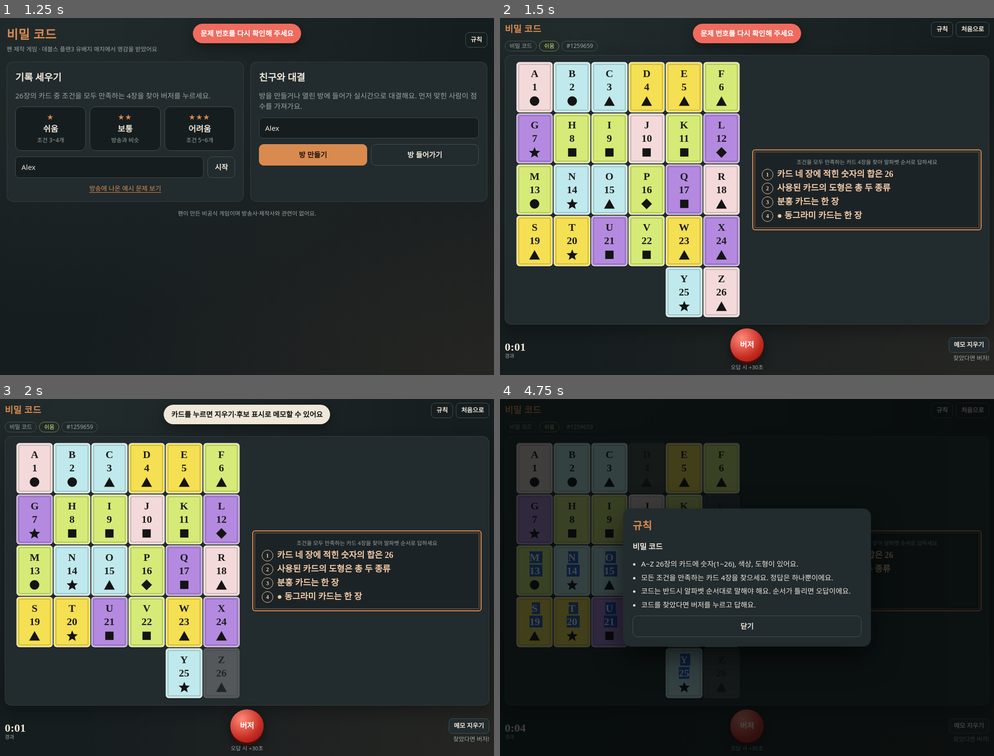
Above: before the commit, frames 1-4 (two rows, left to right).
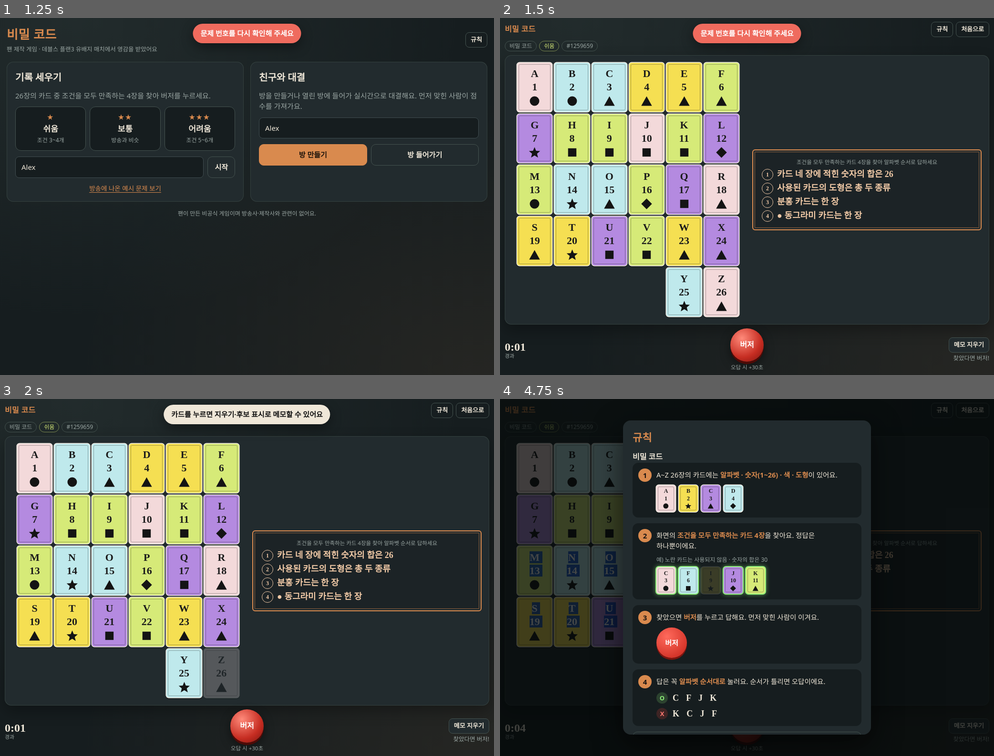
Above: after the commit, the same moments.

Repository: sying-2603/Games
Game: browser game, page code/index.html
The game is run twice, just before and just after one commit, with the same random seed, the same clock (stepped at 60 frames per second) and the same inputs.
Inputs (mouse positions are in pixels of both pictures, inside the frame that each line leads up to):
- Up to frame 1 (1.25 s): click (108, 167) at 0.27 s; type "Alex" at 0.27 s; click (370, 128) at 0.52 s; type "Alex" at 0.52 s; click "시작" at 0.77 s; move the mouse to (247, 139) at 1.07 s; tap Space at 1.1 s
- Up to frame 2 (1.5 s): click "★ 쉬움 조건 3~4개" at 1.27 s
- Up to frame 3 (2 s): tap Space at 1.6 s; move the mouse to (148, 552) at 1.67 s; click (222, 688) at 1.87 s
- Up to frame 4 (4.75 s): click "규칙" at 2.02 s; tap Space every 0.5 s from 2.1 to 4.6 s; press the mouse at (845, 538) at 2.27 s; release the mouse at (747, 520) at 2.4 s; click "닫기" at 2.47 s; move the mouse to (821, 652) at 2.87 s; click (722, 506) at 3.07 s; move the mouse to (623, 670) at 3.47 s; click (648, 620) at 3.67 s; press the mouse at (747, 520) at 4.07 s; release the mouse at (697, 702) at 4.2 s; click (648, 466) at 4.27 s; click "규칙" at 4.52 s; move the mouse to (890, 602) at 4.67 s

Frame 1 is identical in both runs. In frame 2, 0.1% of the frame differs, in the area x 1-9%, y 1-5%; in frame 3, 0.1%; in frame 4, 16%, in the area x 1-76%, y 1-95%.

Commit message:
비밀 코드 전용: 하단 채팅 · 그림 규칙

Diff:
--- a/code/index.html
+++ b/code/index.html
@@ -58,28 +58,24 @@
 body.playing { overflow: hidden; }
 body.playing .wrap { height: 100%; display: flex; flex-direction: column; gap: 8px; padding: 8px 12px calc(8px + env(safe-area-inset-bottom)); }
 body.playing .brand p, body.playing footer { display: none; }
-body.playing .brand h1 { font-size: 19px; }
+body.playing .brand { min-width: 0; } body.playing .brand h1 { font-size: 16px; white-space: nowrap; overflow: hidden; text-overflow: ellipsis; }
 
 /* 상단 */
 .top { display: flex; align-items: center; justify-content: space-between; gap: 12px; }
 .brand { display: grid; gap: 2px; }
-.brand h1 { font-size: 26px; letter-spacing: .02em; color: var(--copper); }
-.brand p { margin: 0; color: var(--muted); font-size: 12.5px; }
+.brand h1 { font-size: 26px; letter-spacing: .02em; color: var(--copper); word-break: keep-all; }
+.brand p { margin: 0; color: var(--muted); font-size: 12.5px; word-break: keep-all; }
 .top-actions { display: flex; gap: 6px; flex: none; }
 .top-actions .btn { white-space: nowrap; }
-.chat-btn { position: relative; }
-.chat-badge { position: absolute; top: -6px; right: -6px; min-width: 18px; height: 18px; padding: 0 5px; border-radius: 9px; background: #e0413a; color: #fff; font-size: 11px; font-weight: 700; line-height: 18px; text-align: center; }
-.chat { position: fixed; left: 50%; bottom: 0; transform: translateX(-50%); width: min(520px, 100vw); height: min(62vh, 460px); z-index: 60; background: var(--slab); border-radius: 16px 16px 0 0; box-shadow: 0 -8px 30px rgba(0,0,0,.45), inset 0 0 0 1px #34413f; display: grid; grid-template-rows: auto 1fr auto; padding: 12px 12px calc(12px + env(safe-area-inset-bottom)); gap: 8px; }
-.chat-head { display: flex; align-items: center; gap: 8px; } .chat-head .note { margin: 0; flex: 1; font-size: 12px; }
-.chat-list { list-style: none; margin: 0; padding: 4px; overflow-y: auto; display: flex; flex-direction: column; gap: 6px; background: var(--stone); border-radius: 10px; }
-.chat-list li { max-width: 85%; align-self: flex-start; background: var(--slab-2); border-radius: 12px 12px 12px 4px; padding: 6px 10px; font-size: 14px; line-height: 1.4; overflow-wrap: anywhere; }
-.chat-list li.me { align-self: flex-end; background: rgba(217,138,78,.22); border-radius: 12px 12px 4px 12px; }
-.chat-list li b { display: block; font-size: 12px; color: var(--copper); }
-.chat-list li.sys { align-self: center; background: none; color: var(--muted); font-size: 12px; }
-.chat-empty { margin: auto; color: var(--muted); font-size: 13px; }
-.chat-form { display: flex; gap: 6px; } .chat-form input { flex: 1; min-width: 0; font-size: 16px; }
-.chat-peek { position: fixed; top: 56px; right: 10px; z-index: 55; max-width: min(300px, 80vw); background: var(--slab-2); border-radius: 12px; padding: 8px 12px; font-size: 13px; box-shadow: 0 6px 20px rgba(0,0,0,.4); cursor: pointer; overflow-wrap: anywhere; }
-.chat-peek b { color: var(--copper); margin-right: 6px; }
+.chat { background: var(--slab); border-radius: 12px; box-shadow: inset 0 0 0 1px #34413f, 0 -6px 18px rgba(0,0,0,.35); padding: 8px; display: grid; gap: 6px; flex: none; position: sticky; bottom: calc(6px + env(safe-area-inset-bottom)); z-index: 20; }
+.chat-list { list-style: none; margin: 0; padding: 2px 4px; height: 92px; overflow-y: auto; display: flex; flex-direction: column; gap: 4px; font-size: 13.5px; line-height: 1.35; }
+body.playing .chat { padding: 6px; gap: 4px; position: static; box-shadow: inset 0 0 0 1px #34413f; }
+body.playing .chat-list { height: 54px; font-size: 12.5px; gap: 2px; }
+.chat-list li { overflow-wrap: anywhere; }
+.chat-list li b { color: var(--copper); margin-right: 6px; font-weight: 700; }
+.chat-list li.me b { color: #9fd3b5; }
+.chat-list li.sys { color: var(--muted); }
+.chat-form { display: flex; gap: 6px; } .chat-form input { flex: 1; min-width: 0; font-size: 16px; padding: 7px 10px; }
 .btn {
   border: 1px solid #44524f; background: var(--slab); border-radius: 10px;
   padding: 10px 14px; font-weight: 600; transition: background .15s, border-color .15s;
@@ -304,6 +300,33 @@
 .modal { width: min(520px, 100%); max-height: 88vh; overflow: auto; background: var(--slab); border-radius: 16px; padding: 20px; display: grid; gap: 12px; box-shadow: 0 20px 60px rgba(0,0,0,.6); }
 .modal h2 { font-size: 22px; color: var(--copper); }
 .modal ul { margin: 0; padding-left: 18px; display: grid; gap: 6px; }
+.rf-tabs { margin-top: -2px; }
+.rf-title { font-size: 16px; margin: 0; }
+.rf-steps { list-style: none; margin: 0; padding: 0; display: grid; gap: 12px; }
+.rf-steps > li { display: grid; grid-template-columns: 28px 1fr; gap: 10px; align-items: start; background: var(--stone); border-radius: 12px; padding: 12px; }
+.rf-n { width: 28px; height: 28px; border-radius: 50%; background: var(--copper); color: #1a1412; font-weight: 800; display: grid; place-items: center; font-size: 15px; }
+.rf-body p { margin: 3px 0 0; line-height: 1.5; font-size: 14.5px; word-break: keep-all; }
+.rf-body b { color: var(--copper); }
+.rf-fig { margin-top: 10px; display: grid; gap: 6px; justify-items: start; }
+.rf-cards { display: flex; gap: 7px; flex-wrap: wrap; }
+.rf-cards .card { width: 40px; cursor: default; }
+.rf-cards .card.rf-pick { box-shadow: 0 0 0 2px var(--glow), 0 0 10px 2px rgba(142,240,122,.55); }
+.rf-cond { font-size: 12px; color: var(--muted); }
+.rf-row { display: flex; align-items: center; gap: 10px; flex-wrap: wrap; }
+.rf-ok, .rf-no { width: 24px; height: 24px; border-radius: 50%; display: grid; place-items: center; font-weight: 800; font-size: 13px; flex: none; }
+.rf-ok { background: rgba(142,240,122,.18); color: #8ef07a; } .rf-no { background: rgba(224,65,58,.2); color: #ff7a72; }
+.rf-code { font-family: var(--font-display); font-weight: 700; letter-spacing: .3em; font-size: 18px; }
+.rf-cap { font-size: 12px; color: var(--muted); }
+.rf-buzz { width: 64px; height: 64px; border-radius: 50%; background: radial-gradient(circle at 35% 30%, #ff6a5c, #c62218); color: #fff; font-weight: 800; display: grid; place-items: center; box-shadow: 0 4px 0 #7d140e; }
+.rf-svg { display: block; max-width: 100%; height: auto; }
+.rf-svg .rf-dot { fill: #e9e4da; } .rf-svg .rf-line { stroke: var(--copper); stroke-width: 3.2; stroke-linecap: round; }
+.rf-svg .rf-num { fill: #e9e4da; font-size: 14px; font-weight: 700; text-anchor: middle; }
+.rf-svg .rf-q { fill: var(--muted); font-size: 14px; text-anchor: middle; }
+.rf-svg .rf-hl { fill: rgba(217,138,78,.22); }
+.rf-svg .rf-p0 { fill: #d98a4e; stroke: #1a1f1e; stroke-width: 1; } .rf-svg .rf-p1 { fill: #6fb6c9; stroke: #1a1f1e; stroke-width: 1; }
+.rf-svg .rf-axis { stroke: #8ef07a; stroke-width: 2; stroke-dasharray: 5 4; }
+.rf-tips { background: var(--stone); border-radius: 12px; padding: 10px 12px; font-size: 13.5px; }
+.rf-tips ul { margin-top: 6px; }
 .tag { display: inline-block; font-size: 11px; padding: 1px 7px; border-radius: 999px; margin-right: 4px; vertical-align: 1px; }
 .tag.show { background: rgba(217,138,78,.2); color: var(--copper); }
 .tag.mine { background: rgba(142,240,122,.15); color: var(--glow); }
@@ -333,7 +356,6 @@
       <p>팬 제작 게임 · 데블스 플랜3 유배지 매치에서 영감을 받았어요</p>
     </div>
     <div class="top-actions">
-      <button class="btn ghost sm chat-btn" id="btnChat" type="button" hidden aria-label="채팅 열기">💬<span class="chat-badge" id="chatBadge" hidden></span></button>
       <button class="btn ghost sm" id="btnRules" type="button">규칙</button>
       <button class="btn ghost sm" id="btnToLobby" type="button" hidden title="대기실로 돌아가 게임·난이도·승리 조건을 바꿔요">설정 바꾸기</button>
       <button class="btn ghost sm" id="btnHome" type="button" hidden>처음으로</button>
@@ -473,6 +495,11 @@
     </div>
   </section>
 
+  <div class="chat" id="chatDock" hidden aria-label="채팅">
+    <ol class="chat-list" id="chatList" aria-live="polite"></ol>
+    <form class="chat-form" id="chatForm" autocomplete="off"><input id="chatInput" maxlength="100" placeholder="채팅 입력 (방이 닫히면 사라져요)" enterkeyhint="send" aria-label="채팅 메시지"><button class="btn primary sm" type="submit">보내기</button></form>
+  </div>
+
   <footer>팬이 만든 비공식 게임이며 방송사·제작사와 관련이 없어요.</footer>
 </div>
 
@@ -491,13 +518,6 @@
 </div>
 <div class="modal-bg" id="modal" hidden><div class="modal" id="modalBody" role="dialog" aria-modal="true"></div></div>
 <div class="toast" id="toast" hidden></div>
-<div class="chat-peek" id="chatPeek" hidden></div>
-<div class="chat" id="chatPanel" hidden role="dialog" aria-label="채팅">
-  <div class="chat-head"><b>채팅</b><span class="note">방이 닫히면 사라져요</span><button class="btn ghost sm" id="btnChatClose" type="button" aria-label="채팅 닫기">닫기</button></div>
-  <ol class="chat-list" id="chatList"></ol>
-  <form class="chat-form" id="chatForm" autocomplete="off"><input id="chatInput" maxlength="100" placeholder="메시지 입력" enterkeyhint="send"><button class="btn primary" type="submit">보내기</button></form>
-</div>
-
 <script>
 /* 비밀 코드 퍼즐 엔진 — 덱, 조건, 판정, 문제 생성 */
 (function (root) {
@@ -1497,8 +1517,7 @@
   ['viewHome', 'viewRooms', 'viewLobby', 'viewGame'].forEach((v) => ($(v).hidden = v !== view));
   $('btnHome').hidden = view === 'viewHome';
   $('btnToLobby').hidden = !(view === 'viewGame' && net && net.isHost);
-  $('btnChat').hidden = !(net && (view === 'viewLobby' || view === 'viewGame'));
-  if ($('btnChat').hidden) chatClose();
+  $('chatDock').hidden = !(net && (view === 'viewLobby' || view === 'viewGame'));
   document.body.classList.toggle('playing', view === 'viewGame');
   if (view === 'viewGame') requestAnimationFrame(fitBoard);
 }
@@ -1953,48 +1972,19 @@
 };
 
 // ---------- 방 채팅 (저장하지 않음: 방장 상태에만 최근 40개, 방이 닫히면 사라짐) ----------
-let chatInit = false, chatSeen = 0, chatLast = 0, chatOpen = false, chatPeekT = 0, chatSentAt = 0;
+let chatInit = false, chatLast = -1, chatSentAt = 0;
 function chatMsgs(c) { return Array.isArray(c) ? c : Object.values(c || {}); }
-function chatRender(list) {
-  const el = $('chatList');
-  el.innerHTML = list.length ? list.map((x) => `<li class="${x.c === myCid ? 'me' : ''}">${x.c === myCid ? '' : `<b>${esc(x.n)}</b>`}${esc(x.m)}</li>`).join('')
-    : '<li class="sys">아직 메시지가 없어요. 먼저 인사해 보세요!</li>';
-  el.scrollTop = el.scrollHeight;
-}
-function chatBadge() {
-  const n = chatLast - chatSeen, b = $('chatBadge');
-  b.hidden = chatOpen || n <= 0; b.textContent = n > 9 ? '9+' : String(n);
-}
 function chatUpdate(c) {
   const list = chatMsgs(c).sort((a, b) => a.i - b.i);
   const top = list.length ? list[list.length - 1].i : 0;
-  if (!chatInit) { chatInit = true; chatSeen = chatLast = top; } // 들어오기 전 메시지는 읽은 것으로
-  if (top <= chatLast && !chatOpen) { chatBadge(); return; }
-  const fresh = list.filter((x) => x.i > chatLast && x.c !== myCid);
-  chatLast = top;
-  if (chatOpen) { chatSeen = top; chatRender(list); }
-  else {
-    if (!fresh.length) chatSeen = top; // 내가 보낸 것만 새로 왔으면 배지 없음
-    const last = fresh[fresh.length - 1];
-    if (last) {
-      const pk = $('chatPeek'); pk.innerHTML = `<b>${esc(last.n)}</b>${esc(last.m)}`; pk.hidden = false;
-      clearTimeout(chatPeekT); chatPeekT = setTimeout(() => (pk.hidden = true), 3500);
-    }
-  }
-  chatBadge();
-}
-function chatOpenPanel() {
-  chatOpen = true; $('chatPanel').hidden = false; $('chatPeek').hidden = true; chatSeen = chatLast;
-  chatRender(chatMsgs(lastState && lastState.chat).sort((a, b) => a.i - b.i)); chatBadge();
-  if (!matchMedia('(pointer: coarse)').matches) $('chatInput').focus();
-}
-function chatClose() { chatOpen = false; $('chatPanel').hidden = true; chatBadge(); }
-function chatReset() {
-  chatInit = false; chatSeen = 0; chatLast = 0; chatClose(); $('chatList').innerHTML = ''; $('chatPeek').hidden = true; $('chatInput').value = '';
-}
-$('btnChat').addEventListener('click', () => (chatOpen ? chatClose() : chatOpenPanel()));
-$('btnChatClose').addEventListener('click', chatClose);
-$('chatPeek').addEventListener('click', chatOpenPanel);
+  if (chatInit && top === chatLast) return;
+  chatInit = true; chatLast = top;
+  const el = $('chatList'), atBottom = el.scrollHeight - el.scrollTop - el.clientHeight < 30;
+  el.innerHTML = list.length ? list.map((x) => `<li class="${x.c === myCid ? 'me' : ''}"><b>${esc(x.n)}</b>${esc(x.m)}</li>`).join('')
+    : '<li class="sys">채팅으로 인사해 보세요. 방이 닫히면 내용은 사라져요.</li>';
+  if (atBottom || list.length && list[list.length - 1].c === myCid) el.scrollTop = el.scrollHeight;
+}
+function chatReset() { chatInit = false; chatLast = -1; $('chatList').innerHTML = ''; $('chatInput').value = ''; }
 $('chatForm').addEventListener('submit', (e) => {
   e.preventDefault();
   const m = $('chatInput').value.replace(/\s+/g, ' ').trim().slice(0, 100);
@@ -2731,7 +2721,7 @@
   const gName = (h) => (GAMES[h.g] ? GAMES[h.g].name : '');
   const headline = tie ? '동점으로 대결 종료' : `${top.name} ${top.score}승으로 승리!`;
   const scoreLine = sorted.map((p) => `${p.name} ${p.score}승`).join(' · ');
-  const share = `🏆 유배지 퍼즐 대결 결과${net && net.roomName ? ` · ${net.roomName}` : ''}\n${headline}\n${scoreLine} (${hist.length}라운드 · ${s.target}승 선승)` +
+  const share = `🏆 데블스플랜 게임 대결 결과${net && net.roomName ? ` · ${net.roomName}` : ''}\n${headline}\n${scoreLine} (${hist.length}라운드 · ${s.target}승 선승)` +
     (hist.length ? '\n' + hist.map((h) => `R${h.r} ${gName(h)} ${lvName(h)} · ${h.w || '시간 종료'}`).join('\n') : '') +
     (SHARE_URL ? `\n${SHARE_URL}` : '');
   const isHost = net && net.isHost;
@@ -2966,18 +2956,91 @@
 $('btnLeave').addEventListener('click', () => { leaveNet(); show('viewHome'); });
 $('btnCopyInvite').addEventListener('click', () => {
   if (!net) return;
-  copy(`🔐 유배지 퍼즐 대결 초대${net.roomName ? ` · ${net.roomName}` : ''}\n코드: ${net.code}` + (SHARE_URL ? `\n${SHARE_URL}` : '') + '\n"방 들어가기"에서 이 방을 고르거나 코드를 입력하세요!');
+  copy(`🔐 데블스플랜 게임 대결 초대${net.roomName ? ` · ${net.roomName}` : ''}\n코드: ${net.code}` + (SHARE_URL ? `\n${SHARE_URL}` : '') + '\n"방 들어가기"에서 이 방을 고르거나 코드를 입력하세요!');
 });
 $('btnHome').addEventListener('click', () => {
   closeSheet(); closeModal(); leaveNet(); stopRoomList(); solo = null; fence = null; sym = null; $('countdown').hidden = true;
   renderHome(); show('viewHome');
   try { history.replaceState(null, '', location.pathname + location.search); } catch (e) { /* 무시 */ }
 });
+// ---------- 규칙 (게임별 탭 · 순서 · 그림 예시) ----------
+const RF = (() => {
+  const card = (L, n, col, sh, cls = '') => `<span class="card c-${col} ${cls}"><span class="L">${L}</span><span class="N">${n}</span>${shapeSvg(sh)}</span>`;
+  const cards = (arr) => `<div class="rf-cards">${arr.map((a) => card(...a)).join('')}</div>`;
+  const ok = '<span class="rf-ok">O</span>', no = '<span class="rf-no">X</span>';
+  // 울타리: 칸 집합의 테두리를 고리로 그린다
+  function fence(R, C, inside, show, opt = {}) {
+    const u = 26, pad = 8, W = C * u + pad * 2, H = R * u + pad * 2;
+    const isIn = (r, c) => r >= 0 && c >= 0 && r < R && c < C && inside.some(([a, b]) => a === r && b === c);
+    const clue = (r, c) => [[-1, 0], [1, 0], [0, -1], [0, 1]].filter(([dr, dc]) => isIn(r, c) !== isIn(r + dr, c + dc)).length;
+    let g = '';
+    const seg = (x1, y1, x2, y2, cls) => `<line class="${cls}" x1="${pad + x1 * u}" y1="${pad + y1 * u}" x2="${pad + x2 * u}" y2="${pad + y2 * u}"/>`;
+    if (opt.lines !== false) for (let r = 0; r <= R; r++) for (let c = 0; c < C; c++) {
+      const a = isIn(r - 1, c), b = isIn(r, c); if (a !== b) g += seg(c, r, c + 1, r, 'rf-line');
+    }
+    if (opt.lines !== false) for (let r = 0; r < R; r++) for (let c = 0; c <= C; c++) {
+      const a = isIn(r, c - 1), b = isIn(r, c); if (a !== b) g += seg(c, r, c, r + 1, 'rf-line');
+    }
+    (opt.extra || []).forEach(([x1, y1, x2, y2, cls]) => (g += seg(x1, y1, x2, y2, cls)));
+    for (let r = 0; r < R; r++) for (let c = 0; c < C; c++) {
+      const hl = opt.hl && opt.hl[0] === r && opt.hl[1] === c;
+      if (hl) g = `<rect class="rf-hl" x="${pad + c * u + 2}" y="${pad + r * u + 2}" width="${u - 4}" height="${u - 4}" rx="4"/>` + g;
+      if (show.some(([a, b]) => a === r && b === c)) g += `<text class="rf-num" x="${pad + c * u + u / 2}" y="${pad + r * u + u / 2 + 5}">${opt.q ? '?' : clue(r, c)}</text>`;
+      else if (opt.blank && opt.blank.some(([a, b]) => a === r && b === c)) g += `<text class="rf-q" x="${pad + c * u + u / 2}" y="${pad + r * u + u / 2 + 5}">·</text>`;
+    }
+    for (let r = 0; r <= R; r++) for (let c = 0; c <= C; c++) g += `<circle class="rf-dot" cx="${pad + c * u}" cy="${pad + r * u}" r="2.6"/>`;
+    return `<svg class="rf-svg" viewBox="0 0 ${W} ${H}" width="${W}" height="${H}">${g}</svg>`;
+  }
+  // 대칭: 정사각형 칸으로 된 조각
+  function sym(pieces, opt = {}) {
+    const u = 18, pad = 6; let mx = 0, my = 0, g = '';
+    pieces.forEach((pc) => pc.cells.forEach(([x, y]) => { mx = Math.max(mx, x + 1 + (pc.dx || 0)); my = Math.max(my, y + 1 + (pc.dy || 0)); }));
+    pieces.forEach((pc, i) => pc.cells.forEach(([x, y]) => {
+      g += `<rect class="rf-p${i}" x="${pad + (x + (pc.dx || 0)) * u}" y="${pad + (y + (pc.dy || 0)) * u}" width="${u}" height="${u}"/>`;
+    }));
+    if (opt.axis != null) g += `<line class="rf-axis" x1="${pad + opt.axis * u}" y1="2" x2="${pad + opt.axis * u}" y2="${pad * 2 + my * u - 2}"/>`;
+    const W = pad * 2 + mx * u, H = pad * 2 + my * u;
+    return `<svg class="rf-svg" viewBox="0 0 ${W} ${H}" width="${W}" height="${H}">${g}</svg>`;
+  }
+  const L1 = [[0, 0], [0, 1], [1, 1]], L2 = [[1, 0], [1, 1], [0, 1]];
+  const loop = [[0, 0], [0, 1], [1, 1], [2, 1], [2, 2]];
+  return {
+    code: [
+      { t: 'A~Z 26장의 카드에는 <b>알파벳 · 숫자(1~26) · 색 · 도형</b>이 있어요.', f: cards([['A', 1, 'pink', 2], ['B', 2, 'yellow', 4], ['C', 3, 'purple', 3], ['D', 4, 'cyan', 1]]) },
+      { t: '화면의 <b>조건을 모두 만족하는 카드 4장</b>을 찾아요. 정답은 하나뿐이에요.', f: `<div class="rf-cond">예) 노란 카드는 사용되지 않음 · 숫자의 합은 30</div>` + cards([['C', 3, 'pink', 2, 'rf-pick'], ['F', 6, 'cyan', 0, 'rf-pick'], ['I', 9, 'yellow', 4, 'dim'], ['J', 10, 'purple', 1, 'rf-pick'], ['K', 11, 'lime', 3, 'rf-pick']]) },
+      { t: '찾았으면 <b>버저</b>를 누르고 답해요. 먼저 맞힌 사람이 이겨요.', f: '<div class="rf-buzz">버저</div>' },
+      { t: '답은 꼭 <b>알파벳 순서대로</b> 눌러요. 순서가 틀리면 오답이에요.', f: `<div class="rf-row">${ok}<span class="rf-code">C F J K</span></div><div class="rf-row">${no}<span class="rf-code">K C J F</span></div>` },
+    ],
+    fence: [
+      { t: '<b>점과 점을 이어</b> 선을 그어요. 끊기지 않는 <b>닫힌 울타리 하나</b>를 만들면 성공!', f: fence(3, 3, loop, [[0, 0], [1, 0], [1, 2], [2, 1]]) },
+      { t: '숫자는 그 칸을 둘러싼 네 변 중 <b>선이 그어진 변의 개수</b>예요 (0~3).', f: fence(3, 3, loop, [[0, 1]], { hl: [0, 1] }) },
+      { t: '숫자가 <b>없는 칸</b>은 몇 개의 선이 지나가는지 알려주지 않아요.', f: fence(3, 3, loop, [[0, 0], [1, 2]], { blank: [[0, 1], [0, 2], [1, 0], [1, 1], [2, 0], [2, 1], [2, 2]] }) },
+      { t: '울타리는 <b>하나</b>여야 해요. 둘로 나뉘면 안 되고, 모든 점을 쓸 필요는 없어요.', f: `<div class="rf-row">${ok}${fence(2, 3, [[0, 0], [0, 1], [1, 1]], [])}</div><div class="rf-row">${no}${fence(2, 3, [[0, 0], [1, 2]], [])}</div>` },
+    ],
+    sym: [
+      { t: '조각 <b>2~3개</b>가 주어져요. 모양이 같을 수도, 다를 수도 있어요.', f: `<div class="rf-row">${sym([{ cells: L1 }])}${sym([{ cells: L2 }])}</div>` },
+      { t: '조각을 <b>옮기고 · 돌리고 · 뒤집어서</b> 붙여요. 겹치면 안 되고, <b>변끼리</b> 맞닿아야 해요.', f: `<div class="rf-row">${ok}${sym([{ cells: L1 }, { cells: L2, dx: 2 }])}</div><div class="rf-row">${no}${sym([{ cells: [[0, 0]] }, { cells: [[0, 0]], dx: 1, dy: 1 }])}<span class="rf-cap">꼭짓점만 닿음</span></div>` },
+      { t: '완성한 도형이 <b>선대칭</b>이면 성공! 축은 가로 · 세로 · 45° 대각선 모두 인정돼요.', f: sym([{ cells: L1 }, { cells: L2, dx: 2 }], { axis: 2 }) },
+      { t: '꽉 찬 도형도, <b>가운데 구멍</b>이 있는 도형도 괜찮아요. 정해진 정답 모양은 없어요.', f: sym([{ cells: [[0, 0], [1, 0], [2, 0], [0, 1]] }, { cells: [[2, 1], [0, 2], [1, 2], [2, 2]] }], { axis: 1.5 }) },
+    ],
+  };
+})();
+function rulesHtml(g) {
+  const G = GAMES[g], steps = RF[g] || G.rules.map((t) => ({ t }));
+  return `<ol class="rf-steps">${steps.map((st, i) => `<li><span class="rf-n">${i + 1}</span><div class="rf-body"><p>${st.t}</p>${st.f ? `<div class="rf-fig">${st.f}</div>` : ''}</div></li>`).join('')}</ol>`
+    + (G.tips ? `<div class="rf-tips"><b>조작 방법</b><ul>${G.tips.map((t) => `<li>${t}</li>`).join('')}</ul></div>` : '');
+}
 $('btnRules').addEventListener('click', () => {
   const inGame = !$('viewGame').hidden;
-  const list = inGame ? [curGame] : PICKABLE;
-  modal(`<h2>규칙</h2>${list.map((g) => `<h3 style="font-size:16px;margin-top:4px">${GAMES[g].name}</h3><ul>${GAMES[g].rules.map((r) => `<li>${r}</li>`).join('')}</ul>${GAMES[g].tips ? `<p class="note">조작: ${GAMES[g].tips.join(' ')}</p>` : ''}`).join('')}
-    <button class="btn" data-close type="button">닫기</button>`);
+  let cur = inGame ? curGame : (PICKABLE.includes(homeGame) ? homeGame : PICKABLE[0]);
+  const tabs = PICKABLE.length > 1 ? `<div class="gtabs rf-tabs" role="tablist" style="grid-template-columns:repeat(${PICKABLE.length},1fr)">${PICKABLE.map((g) => `<button class="gtab" role="tab" type="button" data-rg="${g}">${GAMES[g].name}</button>`).join('')}</div>` : '';
+  modal(`<h2>규칙</h2>${tabs}<div id="rfBody"></div><button class="btn" data-close type="button">닫기</button>`);
+  const draw = () => {
+    $('rfBody').innerHTML = (PICKABLE.length > 1 ? '' : `<h3 class="rf-title">${GAMES[cur].name}</h3>`) + rulesHtml(cur);
+    document.querySelectorAll('[data-rg]').forEach((b) => b.setAttribute('aria-selected', String(b.dataset.rg === cur)));
+  };
+  document.querySelectorAll('[data-rg]').forEach((b) => b.addEventListener('click', () => { cur = b.dataset.rg; draw(); $('modalBody').scrollTop = 0; }));
+  draw();
 });
 
 // ---------- 시작 ----------
